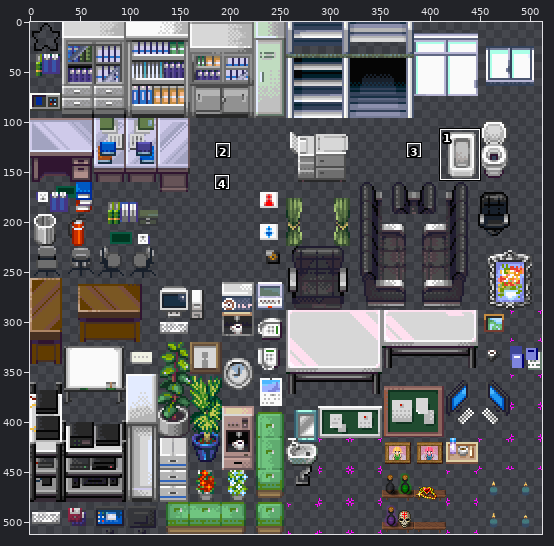
A sprite sheet gets an edit: tileset_z_misc.png. The first picture is a wide view before the edit; the outline marks the close-up.
Close-up. Earlier state:
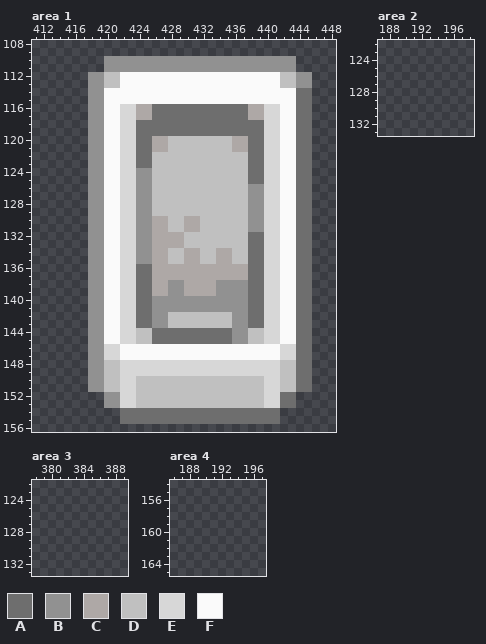
The file is 512x512 pixels. Pixels under 10% opacity are left out. Colours within 5 levels of each other are drawn and written as one. Shown: area 1: x 411..448, y 108..156; area 2: x 187..198, y 122..133; area 3: x 378..389, y 122..133; area 4: x 186..197, y 154..165. The commit also changed other parts of the picture, which this record leaves out.
Palette (. is transparent): A #6e6e6e  B #919191  C #aea8a6  D #c0c0c0  E #d7d7d7  F #fafafa
Pixels before, area 1, first column x 418:
110 ..BBBBBBBBBBBBBBBBBBBBBBBB..
111 ..BBBBBBBBBBBBBBBBBBBBBBBB..
112 BBDDFFFFFFFFFFFFFFFFFFFFDDBB
113 BBDDFFFFFFFFFFFFFFFFFFFFDDBB
114 BBFFFFFFFFFFFFFFFFFFFFFFFFAA
115 BBFFFFFFFFFFFFFFFFFFFFFFFFAA
116 BBFFEECCAAAAAAAAAAAACCEEFFAA
117 BBFFEECCAAAAAAAAAAAACCEEFFAA
118 BBFFEEAAAAAAAAAAAAAAAAEEFFAA
119 BBFFEEAAAAAAAAAAAAAAAAEEFFAA
120 BBFFEEAACCDDDDDDDDCCAAEEFFAA
121 BBFFEEAACCDDDDDDDDCCAAEEFFAA
122 BBFFEEAADDDDDDDDDDDDAAEEFFAA
123 BBFFEEAADDDDDDDDDDDDAAEEFFAA
124 BBFFEEBBDDDDDDDDDDDDAAEEFFAA
125 BBFFEEBBDDDDDDDDDDDDAAEEFFAA
126 BBFFEEBBDDDDDDDDDDDDBBEEFFAA
127 BBFFEEBBDDDDDDDDDDDDBBEEFFAA
128 BBFFEEBBDDDDDDDDDDDDBBEEFFAA
129 BBFFEEBBDDDDDDDDDDDDBBEEFFAA
130 BBFFEEBBCCDDCCDDDDDDBBEEFFAA
131 BBFFEEBBCCDDCCDDDDDDBBEEFFAA
132 BBFFEEBBCCCCDDDDDDDDAAEEFFAA
133 BBFFEEBBCCCCDDDDDDDDAAEEFFAA
134 BBFFEEBBCCDDCCDDCCDDAAEEFFAA
135 BBFFEEBBCCDDCCDDCCDDAAEEFFAA
136 BBFFEEAACCCCCCCCCCCCAAEEFFAA
137 BBFFEEAACCCCCCCCCCCCAAEEFFAA
138 BBFFEEAACCBBCCCCBBBBAAEEFFAA
139 BBFFEEAACCBBCCCCBBBBAAEEFFAA
140 BBFFEEAABBBBBBBBBBBBAAEEFFAA
141 BBFFEEAABBBBBBBBBBBBAAEEFFAA
142 BBFFEEAABBDDDDDDDDBBAAEEFFAA
143 BBFFEEAABBDDDDDDDDBBAAEEFFAA
144 BBFFEEDDAAAAAAAAAABBDDEEFFAA
145 BBFFEEDDAAAAAAAAAABBDDEEFFAA
146 BBEEFFFFFFFFFFFFFFFFFFFFEEAA
147 BBEEFFFFFFFFFFFFFFFFFFFFEEAA
148 BBDDEEEEEEEEEEEEEEEEEEEEDDAA
149 BBDDEEEEEEEEEEEEEEEEEEEEDDAA
150 BBDDEEDDDDDDDDDDDDDDDDEEDDAA
151 BBDDEEDDDDDDDDDDDDDDDDEEDDAA
152 ..BBEEDDDDDDDDDDDDDDDDEEAA..
153 ..BBEEDDDDDDDDDDDDDDDDEEAA..
154 ....AAAAAAAAAAAAAAAAAAAA....
155 ....AAAAAAAAAAAAAAAAAAAA....
After the commit:
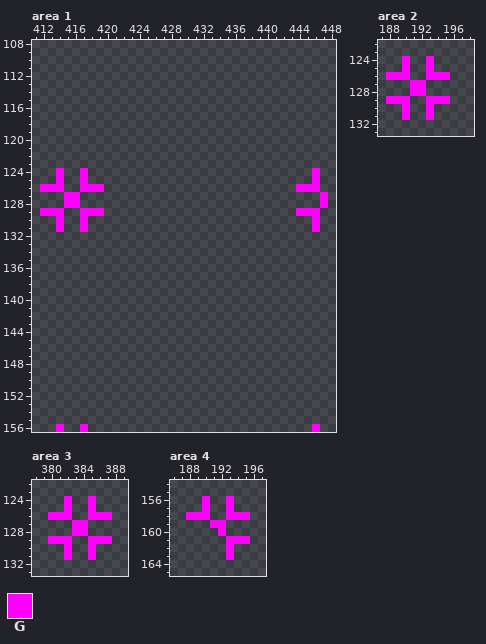
Colours new in this view: G #ff00ff
Change:
Changed rows in their new state; - is an unchanged pixel.
Area 1:
first column x 412:
110 --------........................----
111 --------........................----
112 ------............................--
113 ------............................--
114 ------............................--
115 ------............................--
116 ------............................--
117 ------............................--
118 ------............................--
119 ------............................--
120 ------............................--
121 ------............................--
122 ------............................--
123 ------............................--
124 --G--G............................G-
125 --G--G............................G-
126 GGG--GGG........................GGG-
127 ---GG-............................-G
128 ---GG-............................-G
129 GGG--GGG........................GGG-
130 --G--G............................G-
131 --G--G............................G-
132 ------............................--
133 ------............................--
134 ------............................--
135 ------............................--
136 ------............................--
137 ------............................--
138 ------............................--
139 ------............................--
140 ------............................--
141 ------............................--
142 ------............................--
143 ------............................--
144 ------............................--
145 ------............................--
146 ------............................--
147 ------............................--
148 ------............................--
149 ------............................--
150 ------............................--
151 ------............................--
152 --------........................----
153 --------........................----
154 ----------....................------
155 ----------....................------
156 --G--G----------------------------G-
Area 2:
first column x 188:
124 --G--G--
125 --G--G--
126 GGG--GGG
127 ---GG---
128 ---GG---
129 GGG--GGG
130 --G--G--
131 --G--G--
Area 3:
first column x 380:
124 --G--G--
125 --G--G--
126 GGG--GGG
127 ---GG---
128 ---GG---
129 GGG--GGG
130 --G--G--
131 --G--G--
Area 4:
first column x 188:
156 --G--G--
157 --G--G--
158 GGG--GGG
159 ---GG---
160 ----G---
161 -----GGG
162 -----G--
163 -----G--
Pixel boxes of the changes (left, top, right, bottom) in both close-ups:
changed: (40, 56, 328, 432)
added: (386, 56, 450, 120)
added: (48, 496, 112, 560)
added: (186, 496, 250, 560)
